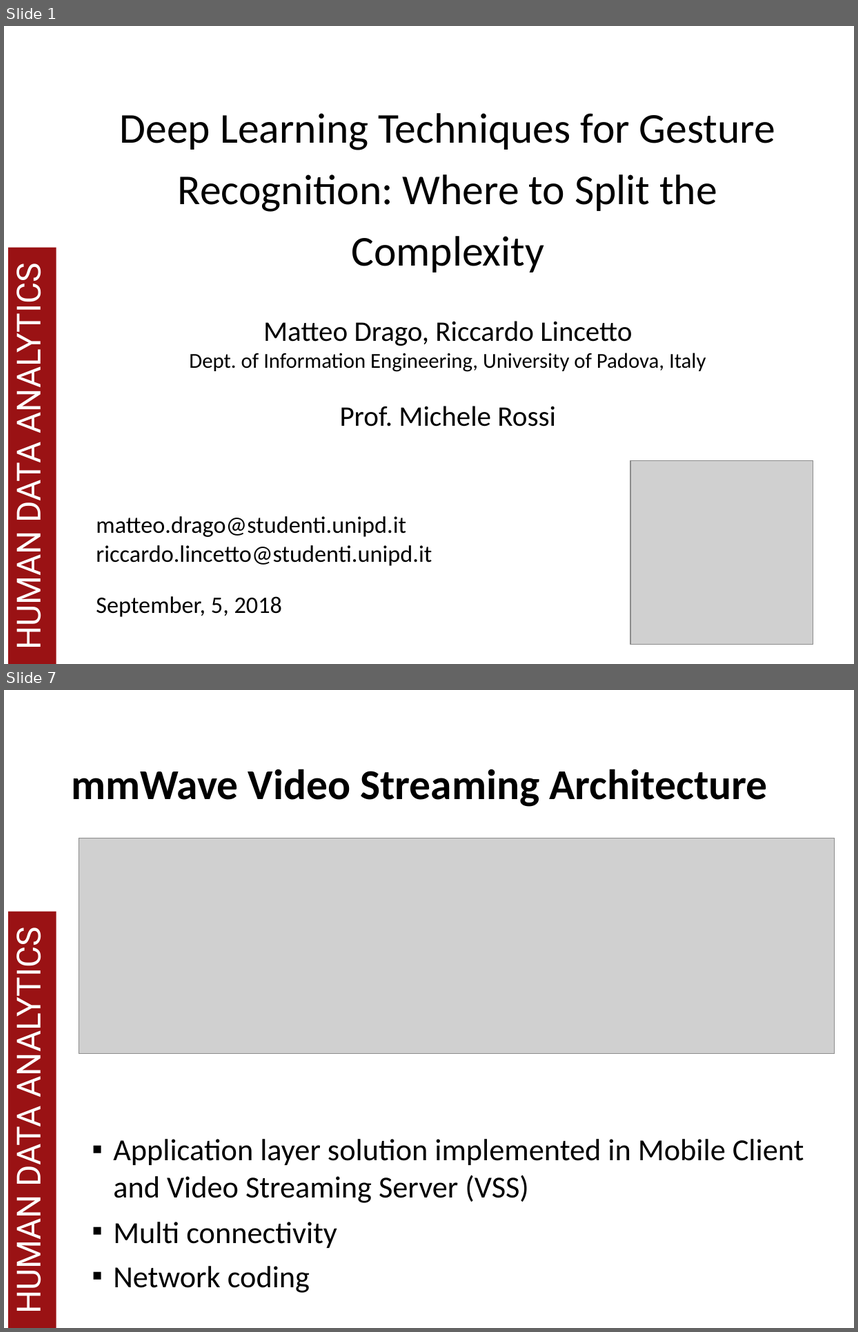
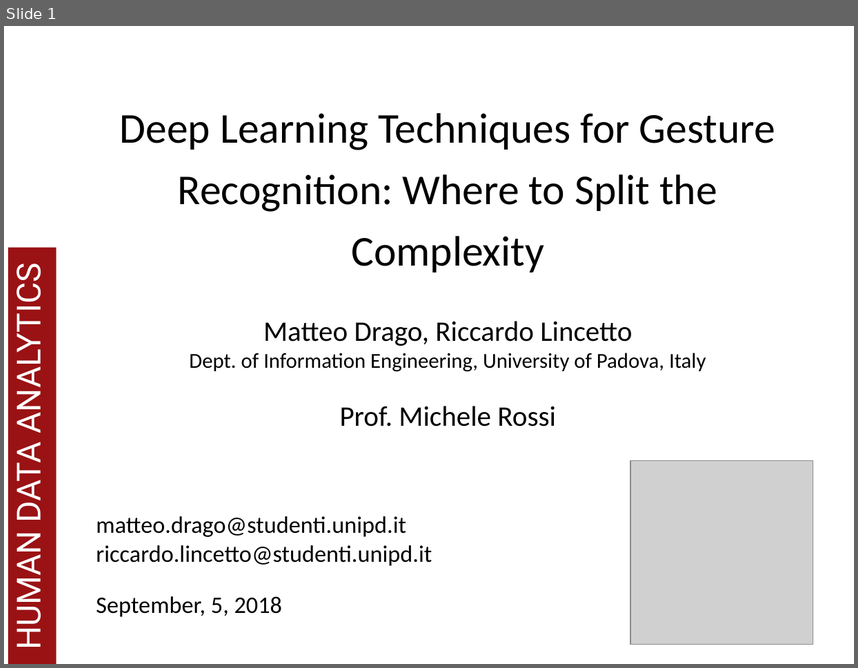
Before and after one commit to MatteoDrago/hda-project, a slide deck: presentation/HDA 2018.pptx. Shown one above the other, each under a label of ours: slides 1 and 7 before the commit, slide 1 after it; the slides between them are not shown. The pictures are 858x1332 and 858x668 pixels, drawn with LibreOffice and Linux fonts; fonts in the diff are those of the drawing; grey boxes stand for pictures; background and template pictures are left out. Boxes give left, top, right and bottom in pixels: in the first picture for what was removed or moved away, otherwise in the second. Text is boxed around its words. In the diff, an @@ line names an element or a change of style, - is before the commit and + after.

```diff
--- a/presentation/HDA 2018.pptx
+++ b/presentation/HDA 2018.pptx
@@ slide 7 removed at bbox=[4, 690, 854, 1328], background #FFFFFF; not listed: 2 template elements that a slide beside it also shows @@
@@ title removed at bbox=[71, 769, 768, 807] @@
-mmWave Video Streaming Architecture
@@ picture removed at bbox=[79, 838, 835, 1053] @@
@@ text removed at bbox=[113, 1138, 804, 1292] @@
-▪ Application layer solution implemented in Mobile Client and Video Streaming Server (VSS)
-▪ Multi connectivity
-▪ Network coding
```
Also in this commit, not shown: 1 slide changed, 6 slides added, 15 other slides removed, 6 other files.
